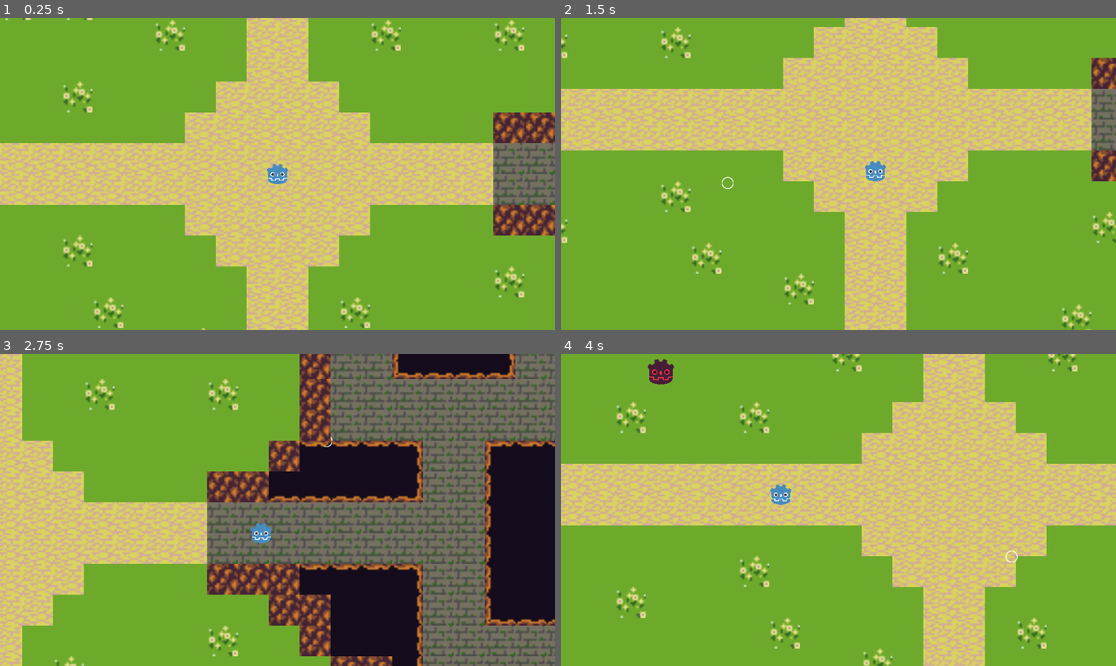
Above: before the commit, frames 1-4 (two rows, left to right).
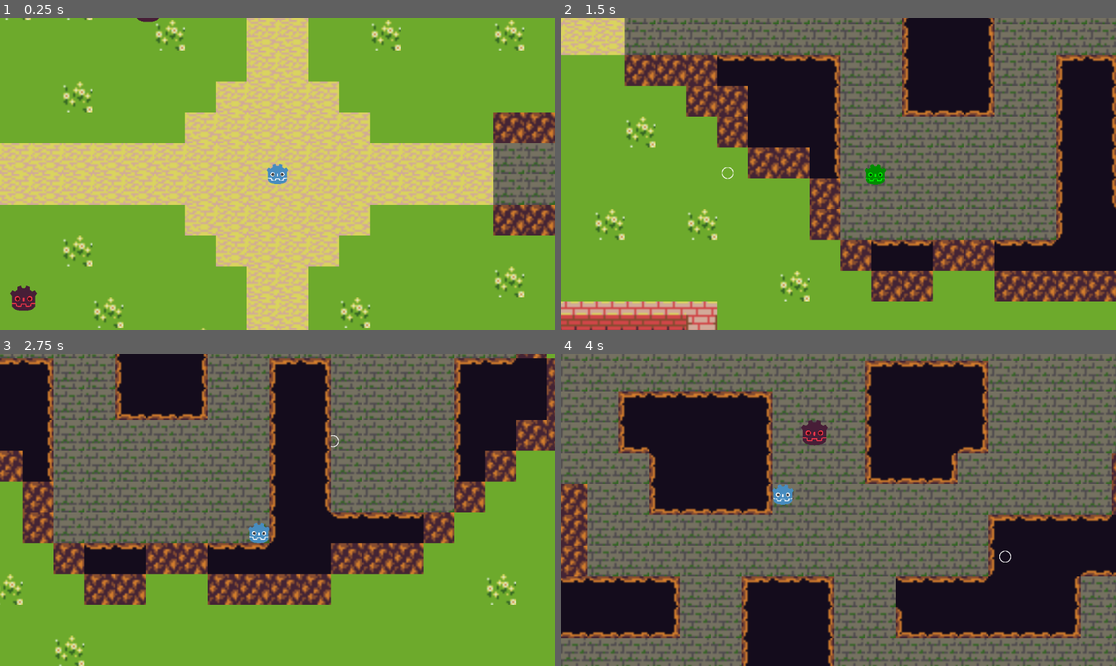
Above: after the commit, the same moments.

Repository: TheBrodsky/ProjectRogueStar
Game: Godot game, scene res://Main.tscn
Same seed, same stepped clock (60 frames per second), same inputs: the game is played once before the commit and once after it.
Inputs (mouse positions are in pixels of both pictures, inside the frame that each line leads up to):
- Up to frame 1 (0.25 s): no input
- Up to frame 2 (1.5 s): tap Enter (ui_accept) at 0.5, 1.35 s; move the mouse to (960, 158) at 0.52 s; hold Right (ui_right) 0.53-1.28 s; hold Enter (ui_accept) 0.53-1.28 s; click (960, 158) at 0.67 s; move the mouse to (727, 189) at 1.27 s; hold Down (ui_down) from 1.28 s (still down)
- Up to frame 3 (2.75 s): tap Enter (ui_accept) at 1.52, 1.82 s; move the mouse to (333, 441) at 2.02 s; release Down (ui_down) at 2.03 s; hold Right (ui_right) from 2.03 s (still down); hold Enter (ui_accept) from 2.03 s (still down)
- Up to frame 4 (4 s): move the mouse to (810, 572) at 2.77 s; release Right (ui_right) at 2.78 s; release Enter (ui_accept) at 2.78 s; hold Up (ui_up) 2.78-3.53 s; tap Enter (ui_accept) at 2.85, 3.02, 3.32 s; click (810, 572) at 2.92 s; move the mouse to (1005, 556) at 3.52 s; hold Left (ui_left) from 3.53 s (still down); hold Enter (ui_accept) from 3.53 s (still down)

The runs differ from the first frame. In frame 1, 0.3% of the frame differs, in the area x 1-29%, y 0-94%; in frame 2, 72%; in frame 3, 83%; in frame 4, 100%, in the area x 0-100%, y 0-100%.

Commit message:
added dodging and i-frames

Diff:
--- a/Main.gd
+++ b/Main.gd
@@ -7,7 +7,7 @@
 	respawn()
 
 func _input(event):
-	if event.is_action_pressed("ui_accept"):
+	if event.is_action_pressed("ui_filedialog_refresh"):
 		respawn()
 
 func respawn():
--- a/Main.tscn
+++ b/Main.tscn
@@ -29,3 +29,12 @@
 
 [node name="Dummy" parent="." instance=ExtResource("7_iujnq")]
 position = Vector2(-609, -255)
+
+[node name="Dummy2" parent="." instance=ExtResource("7_iujnq")]
+position = Vector2(-269, -342)
+
+[node name="Dummy3" parent="." instance=ExtResource("7_iujnq")]
+position = Vector2(-527, 258)
+
+[node name="Dummy4" parent="." instance=ExtResource("7_iujnq")]
+position = Vector2(1175, -491)
--- a/scenes/enemies/Dummy.gd
+++ b/scenes/enemies/Dummy.gd
@@ -3,7 +3,7 @@
 @export var max_health : int = 5
 var cur_health : int = max_health
 
-func deal_damage(damage):
+func take_damage(damage):
 	cur_health -= damage
 	if cur_health <= 0:
 		die()
--- a/scenes/enemies/Enemy.gd
+++ b/scenes/enemies/Enemy.gd
@@ -2,7 +2,7 @@
 
 class_name Enemy
 
-func deal_damage(damage):
+func take_damage(damage):
 	pass
 
 func add_effect(effect):
--- a/scenes/player/Player.gd
+++ b/scenes/player/Player.gd
@@ -7,20 +7,44 @@
 # Public Vars
 @export var speed : int = 800
 @export var attack_speed : int = 10 # How many times per second a bullet is fired
+@export var dodge_decay : float = .96 # 0-1, How quickly dodge velocity decays
+@export var dodge_speed_multiplier : float = 3.5 # How much dodging accelerates the player as a multiple of speed
+@export var i_frame_velocity_cutoff : int = 400 # The velocity magnitude during dodge at which i_frames are disabled
 
 # Private Vars
 var time_between_attacks : float = 1.0/attack_speed
 var time_since_last_attack : float = 0
+var is_dodging : bool = false
+var has_i_frames : bool = false
+
+func _input(event):
+	if event.is_action_pressed("ui_accept"):
+		dodge()
 
 # Called every frame. 'delta' is the elapsed time since the previous frame.
 func _process(delta):
+	_DEBUG_color_i_frames()
 	do_movement(delta)
 	fire_weapon(delta)
 
 func do_movement(delta):
+	if !is_dodging:
+		var input_direction = Input.get_vector("ui_left", "ui_right", "ui_up", "ui_down")
+		velocity = input_direction * speed
+	else:
+		velocity *= dodge_decay
+		if velocity.length() < i_frame_velocity_cutoff:
+			has_i_frames = false
+		if velocity.length() < 100:
+			velocity = Vector2.ZERO
+			is_dodging = false
+	move_and_slide()
+
+func dodge():
+	is_dodging = true
+	has_i_frames = true
 	var input_direction = Input.get_vector("ui_left", "ui_right", "ui_up", "ui_down")
-	velocity = input_direction * speed
-	move_and_slide()
+	velocity = speed * dodge_speed_multiplier * input_direction
 
 func fire_weapon(delta):
 	if time_since_last_attack <= 0:
@@ -38,3 +62,16 @@
 
 func angle_to_reticle():
 	return position.angle_to_point(Reticle.position)
+
+func take_damage(damage):
+	if !has_i_frames:
+		pass
+
+func _DEBUG_color_i_frames():
+	if is_dodging:
+		if velocity.length() > i_frame_velocity_cutoff:
+			modulate = Color("green")
+		else:
+			modulate = Color("red")
+	else:
+		modulate = Color("white")
--- a/scenes/projectiles/bullet.gd
+++ b/scenes/projectiles/bullet.gd
@@ -16,5 +16,5 @@
 func _on_body_entered(body):
 	if body.is_in_group("Enemy"):
 		var enemy : Enemy = body
-		enemy.deal_damage(damage)
+		enemy.take_damage(damage)
 	queue_free()
